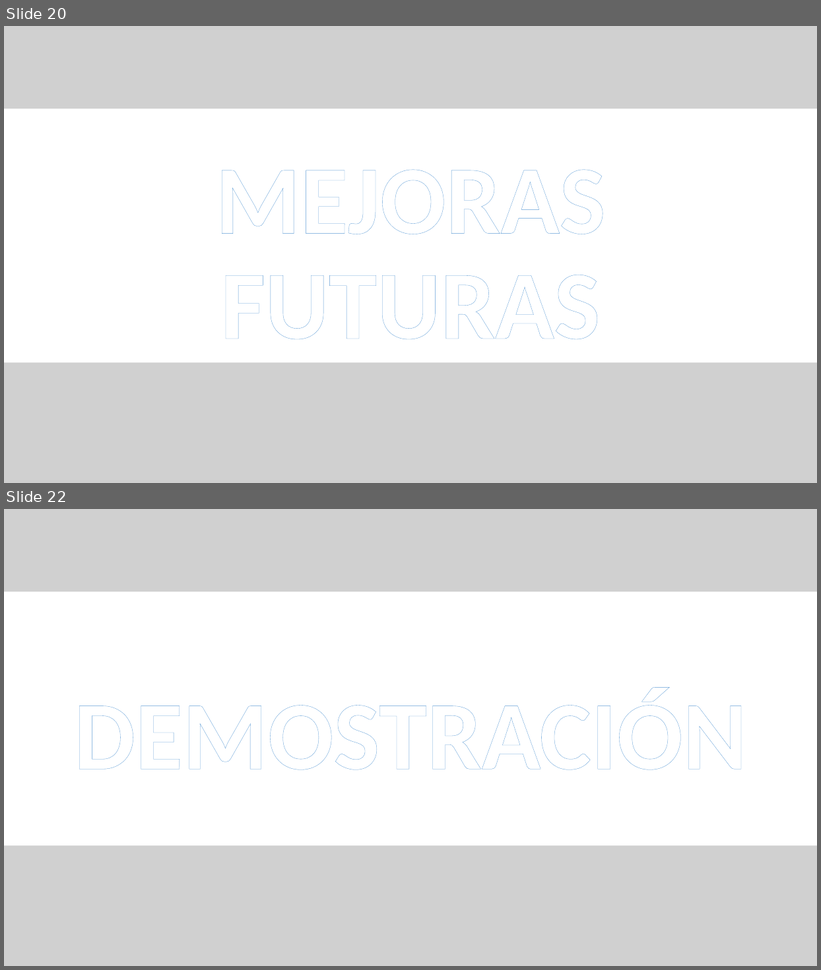
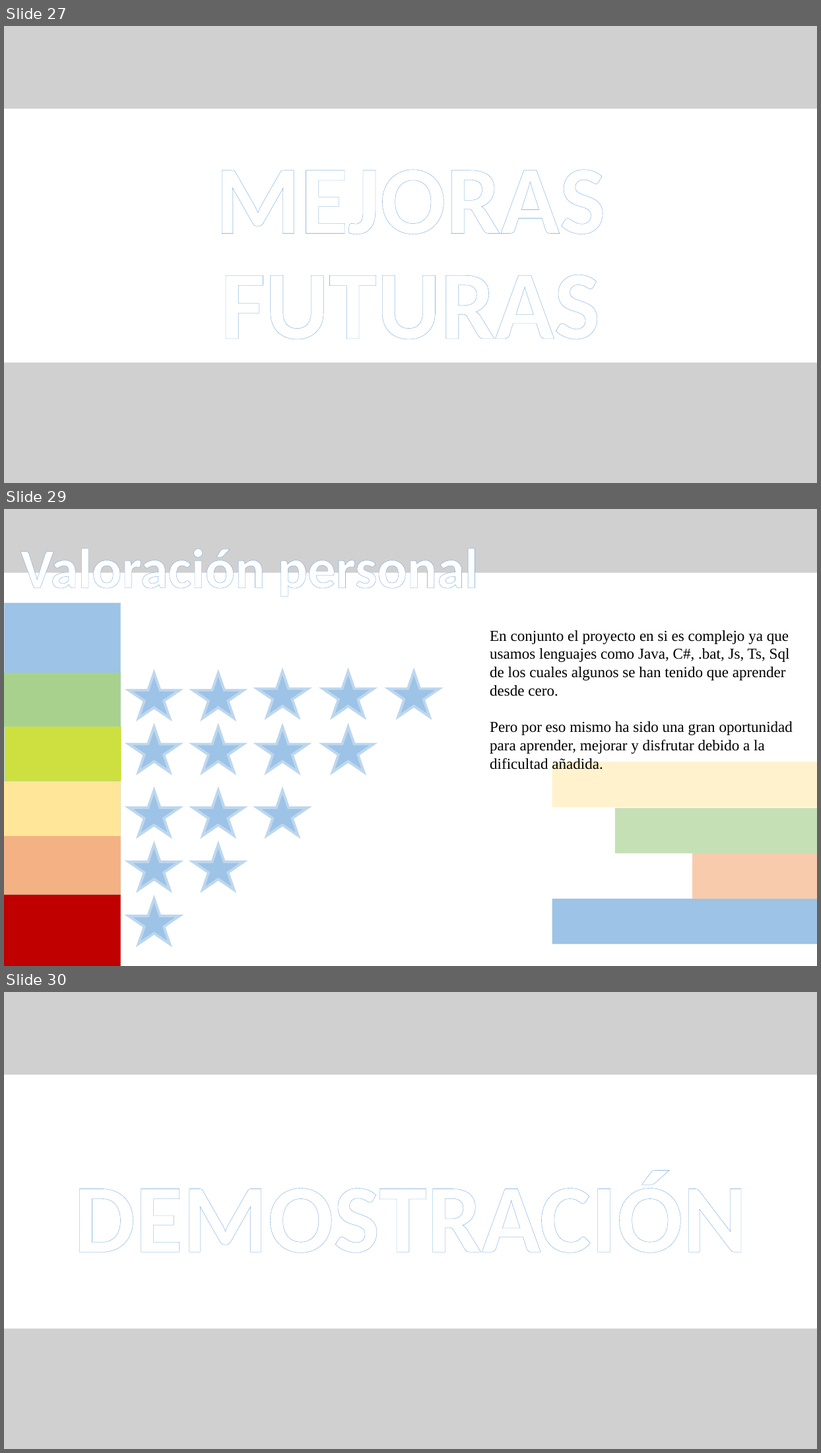
Before and after one commit to CBujeda/TFG-PROYECT-Nine_Image_Board, a slide deck: Documentation/presentación/NIB 0.1.1 - PRESENTATION .pptx. Shown one above the other, each under a label of ours: slides 20 and 22 before the commit, slides 27, 29 and 30 after it; the slides between them are not shown. The pictures are 821x970 and 821x1453 pixels, drawn with LibreOffice and Linux fonts; fonts in the diff are those of the drawing; grey boxes stand for pictures. Boxes give left, top, right and bottom in pixels: in the first picture for what was removed or moved away, otherwise in the second. Text is boxed around its words. In the diff, an @@ line names an element or a change of style, - is before the commit and + after.

```diff
--- a/Documentation/presentación/NIB 0.1.1 - PRESENTATION .pptx
+++ b/Documentation/presentación/NIB 0.1.1 - PRESENTATION .pptx
@@ slide 29 added at [4, 509, 817, 966], background #FFFFFF @@
@@ freeform shape added at [4, 509, 817, 566], fill #4472C4 @@
@@ picture added at [4, 509, 817, 573] @@
@@ text added at [20, 541, 479, 597], 66 pt, text pattern #9DC3E6 on #FFFFFF, bold @@
+Valoración personal
@@ rectangle added at [4, 603, 121, 966], fill #9DC3E6, outline #BDD7EE 1 pt @@
@@ text added at [490, 630, 793, 770], 18 pt, text #000000 @@
+En conjunto el proyecto en si es complejo ya que usamos lenguajes como Java, C#, .bat, Js, Ts, Sql de los cuales algunos se han tenido que aprender desde cero.
+Pero por eso mismo ha sido una gran oportunidad para aprender, mejorar y disfrutar debido a la dificultad añadida.
@@ rectangle added at [4, 673, 121, 727], fill #A9D18E @@
@@ star added at [129, 673, 179, 718], fill #9DC3E6, outline #BDD7EE 3 pt @@
@@ star added at [193, 673, 244, 718], fill #9DC3E6, outline #BDD7EE 3 pt @@
@@ star added at [257, 672, 308, 717], fill #9DC3E6, outline #BDD7EE 3 pt @@
@@ star added at [323, 672, 374, 717], fill #9DC3E6, outline #BDD7EE 3 pt @@
@@ star added at [389, 672, 440, 717], fill #9DC3E6, outline #BDD7EE 3 pt @@
@@ rectangle added at [5, 727, 121, 781], fill #CDE040 @@
@@ star added at [129, 727, 179, 772], fill #9DC3E6, outline #BDD7EE 3 pt @@
@@ star added at [193, 727, 244, 772], fill #9DC3E6, outline #BDD7EE 3 pt @@
@@ star added at [257, 727, 308, 772], fill #9DC3E6, outline #BDD7EE 3 pt @@
@@ star added at [323, 727, 374, 772], fill #9DC3E6, outline #BDD7EE 3 pt @@
@@ rectangle added at [552, 762, 817, 807], fill #FFF2CC @@
@@ rectangle added at [4, 781, 121, 840], fill #FFE699 @@
@@ star added at [129, 791, 179, 836], fill #9DC3E6, outline #BDD7EE 3 pt @@
@@ star added at [193, 791, 244, 836], fill #9DC3E6, outline #BDD7EE 3 pt @@
@@ star added at [257, 791, 308, 836], fill #9DC3E6, outline #BDD7EE 3 pt @@
@@ rectangle added at [615, 809, 817, 854], fill #C5E0B4 @@
@@ rectangle added at [4, 836, 121, 895], fill #F4B183 @@
@@ star added at [129, 845, 179, 890], fill #9DC3E6, outline #BDD7EE 3 pt @@
@@ star added at [193, 845, 244, 890], fill #9DC3E6, outline #BDD7EE 3 pt @@
@@ rectangle added at [692, 854, 817, 899], fill #F8CBAD @@
@@ rectangle added at [4, 895, 121, 966], fill #C00000 @@
@@ star added at [129, 899, 179, 944], fill #9DC3E6, outline #BDD7EE 3 pt @@
@@ rectangle added at [552, 899, 817, 944], fill #9DC3E6 @@
@@ what was slide 20 is now slide 27 @@
@@ what was slide 22 is now slide 30 @@
```
Also in this commit, not shown: 1 slide changed, 8 other slides added, 1 slide removed.
